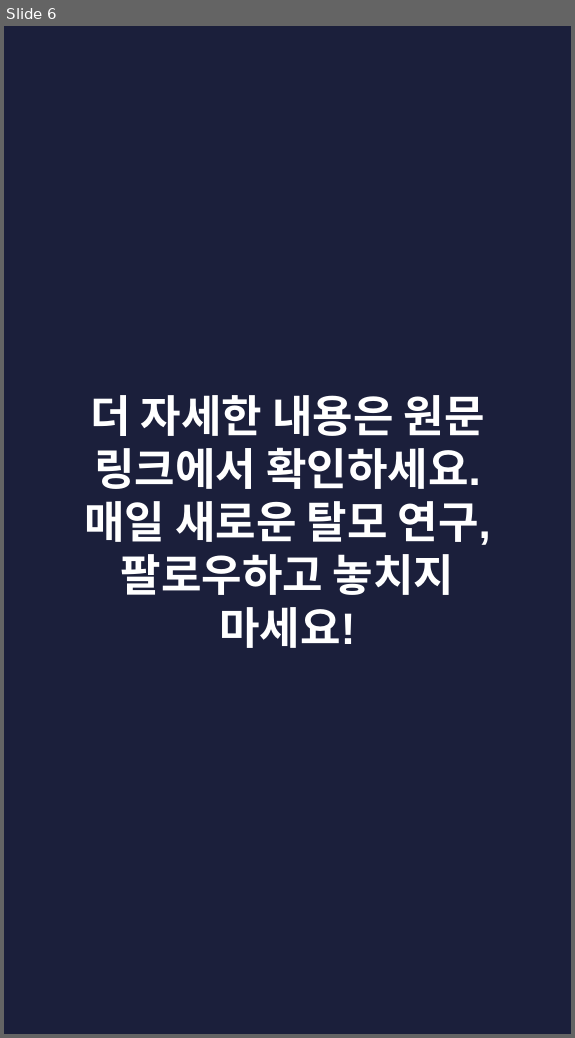
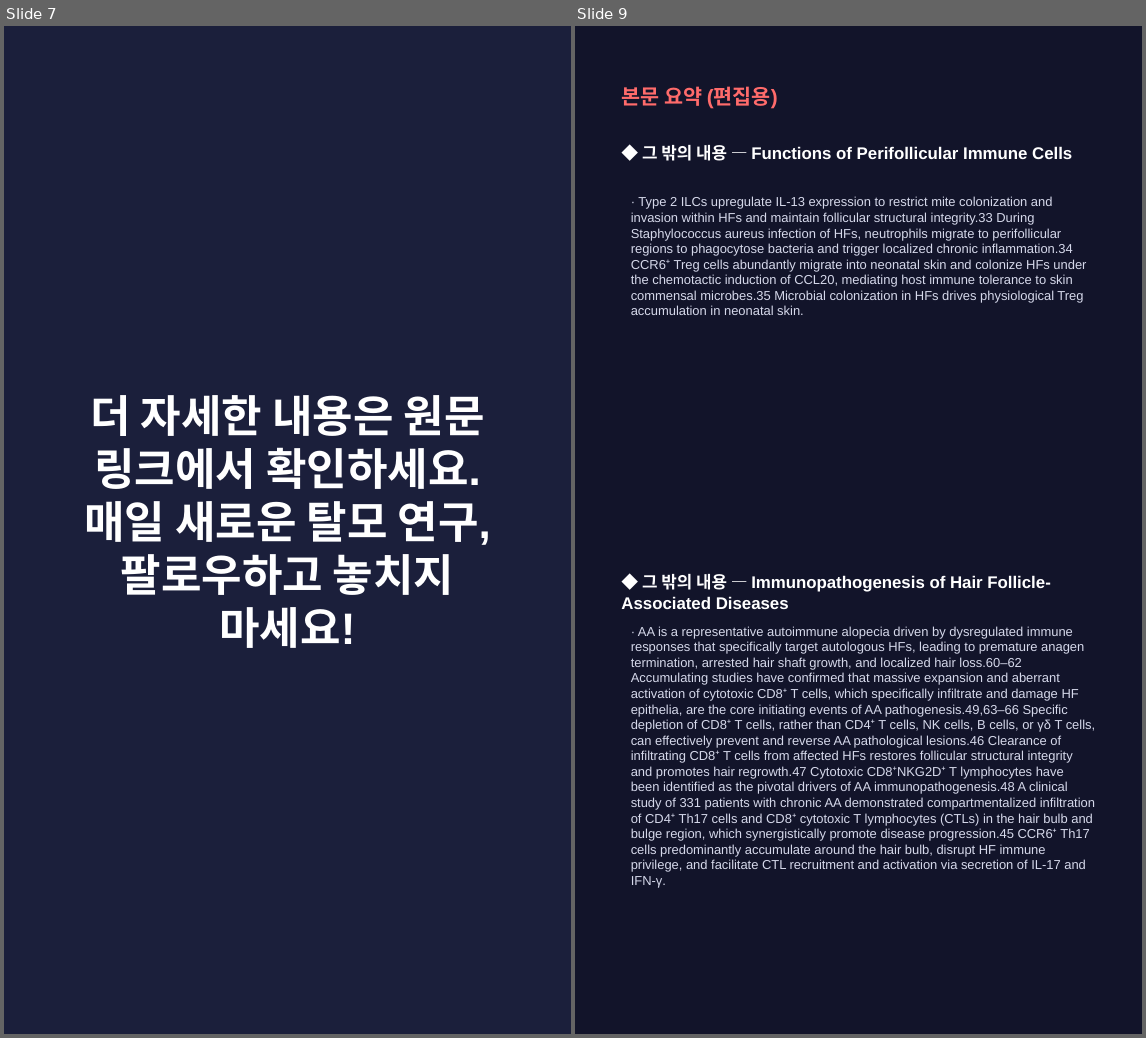
Before and after one commit to hyokang2010-BJ-ANTH/product-builder-test, a slide deck: pwa/data/latest/slides.pptx. Shown side by side, each under a label of ours: slide 6 before the commit, slides 7 and 9 after it; the slides between them are not shown. The pictures are 575x1038 and 1146x1038 pixels, drawn with LibreOffice and Linux fonts; fonts in the diff are those of the drawing. Boxes give left, top, right and bottom in pixels: in the first picture for what was removed or moved away, otherwise in the second. Text is boxed around its words. In the diff, an @@ line names an element or a change of style, - is before the commit and + after.

```diff
--- a/pwa/data/latest/slides.pptx
+++ b/pwa/data/latest/slides.pptx
@@ slide 9 added at <box>575,26,1142,1034</box>, background #12142A @@
@@ text added at <box>621,86,778,109</box>, 16 pt, text #FF6B6B, bold @@
+본문 요약 (편집용)
@@ text added at <box>642,145,1072,161</box>, 13 pt, text #FFFFFF, bold @@
+◆ 그 밖의 내용 — Functions of Perifollicular Immune Cells
@@ text added at <box>631,196,1086,315</box>, 10 pt, text #D5D8EA @@
+· Type 2 ILCs upregulate IL‑13 expression to restrict mite colonization and invasion within HFs and maintain follicular structural integrity.33 During Staphylococcus aureus infection of HFs, neutrophils migrate to perifollicular regions to phagocytose bacteria and trigger localized chronic inflammation.34 CCR6⁺ Treg cells abundantly migrate into neonatal skin and colonize HFs under the chemotactic induction of CCL20, mediating host immune tolerance to skin commensal microbes.35 Microbial colonization in HFs drives physiological Treg accumulation in neonatal skin.
@@ text added at <box>621,574,1051,609</box>, 13 pt, text #FFFFFF, bold @@
+◆ 그 밖의 내용 — Immunopathogenesis of Hair Follicle-Associated Diseases
@@ text added at <box>631,626,1095,888</box>, 10 pt, text #D5D8EA @@
+· AA is a representative autoimmune alopecia driven by dysregulated immune responses that specifically target autologous HFs, leading to premature anagen termination, arrested hair shaft growth, and localized hair loss.60–62 Accumulating studies have confirmed that massive expansion and aberrant activation of cytotoxic CD8⁺ T cells, which specifically infiltrate and damage HF epithelia, are the core initiating events of AA pathogenesis.49,63–66 Specific depletion of CD8⁺ T cells, rather than CD4⁺ T cells, NK cells, B cells, or γδ T cells, can effectively prevent and reverse AA pathological lesions.46 Clearance of infiltrating CD8⁺ T cells from affected HFs restores follicular structural integrity and promotes hair regrowth.47 Cytotoxic CD8⁺NKG2D⁺ T lymphocytes have been identified as the pivotal drivers of AA immunopathogenesis.48 A clinical study of 331 patients with chronic AA demonstrated compartmentalized infiltration of CD4⁺ Th17 cells and CD8⁺ cytotoxic T lymphocytes (CTLs) in the hair bulb and bulge region, which synergistically promote disease progression.45 CCR6⁺ Th17 cells predominantly accumulate around the hair bulb, disrupt HF immune privilege, and facilitate CTL recruitment and activation via secretion of IL‑17 and IFN‑γ.
@@ what was slide 6 is now slide 7 @@
```
Also in this commit, not shown: 2 slides changed, 6 other slides added, 6 slides removed, 28 other files.
